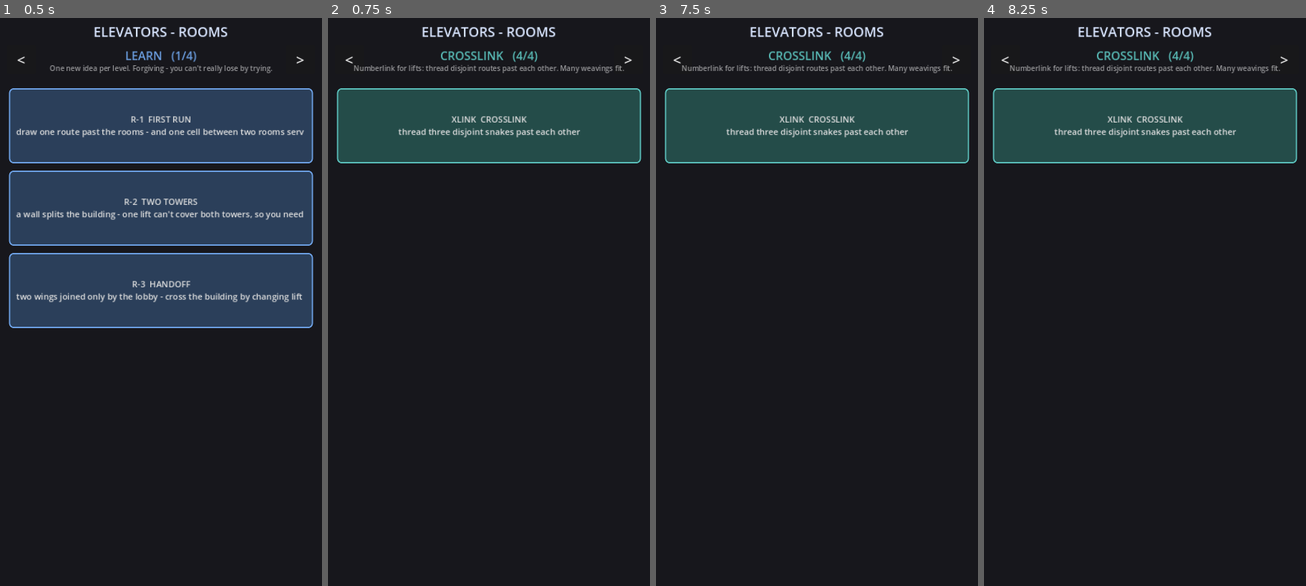
Above: before the commit, frames 1-4 (left to right).
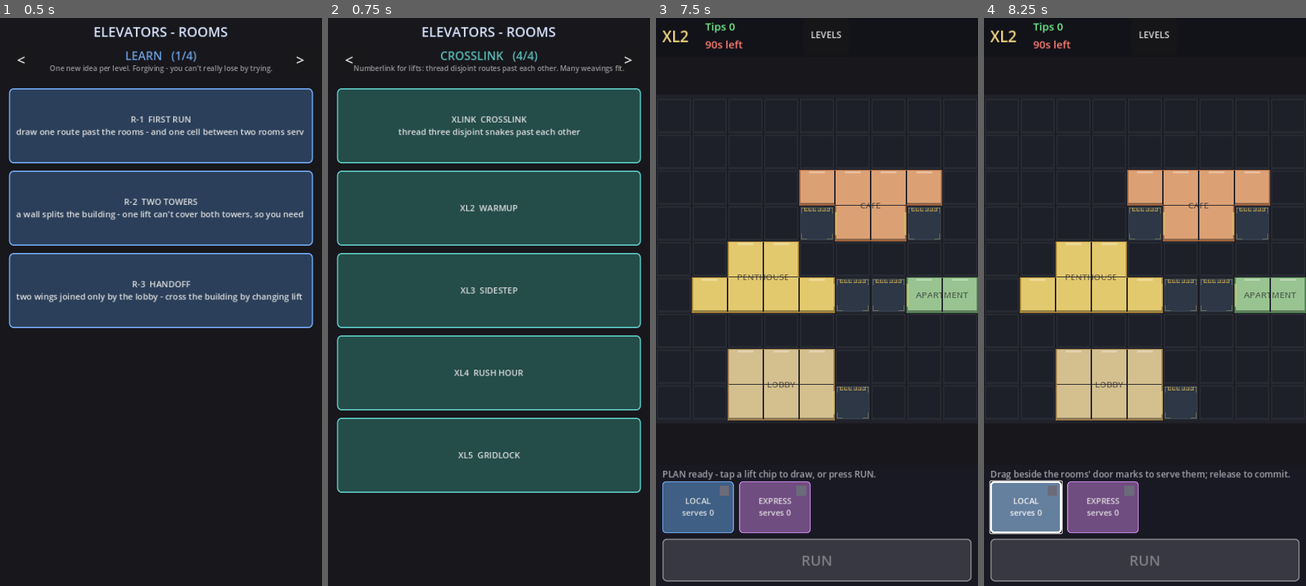
Above: after the commit, the same moments.

Repository: AlexEltonPym/elevator_game
Game: Godot game, scene res://scenes/v5_select.tscn
Two runs of this game, one before a commit and one after it. Both use one fixed random seed, a clock stepped at 60 frames per second and the inputs below.
Inputs (mouse positions are in pixels of both pictures, inside the frame that each line leads up to):
- Up to frame 1 (0.5 s): no input
- Up to frame 2 (0.75 s): click "<" at 0.5 s
- Up to frame 3 (7.5 s): click ">" at 1.25 s; click "R-1 FIRST RUN draw one route …" at 2 s; click "LEVELS" at 2.75 s; click "R-2 TWO TOWERS a wall splits …" at 3.5 s; click "BLUE serves 0" at 4.25 s; click "GREEN serves 0" at 5 s; click "LEVELS" at 5.75 s; click "<" at 6.5 s; click (817, 205) at 7.25 s, where only the run after the commit has a clickable "XL2 WARMUP"
- Up to frame 4 (8.25 s): click (1025, 506) at 8 s, where only the run after the commit has a clickable "LOCAL serves 0"

Frame 1 is identical in both runs. In frame 2, 50% of the frame differs, in the area x 2-98%, y 26-84%; in frame 3, 42%; in frame 4, 43%.

Commit message:
Levels: ship 4 generated CROSSLINK levels (Warmup..Gridlock)
Promotes the procedurally-generated + gated ramp into the shipped table
under the CROSSLINK world: XL2 Warmup, XL3 Sidestep, XL4 Rush Hour, XL5
Gridlock (4-6 rooms, 2-3 lifts, shift/tip scoring, cover demand). Each
gets a smoke solution (win-optimal routes, verified winnable in quota
mode with full room coverage). V5 SMOKE: ALL PASS; fingerprint rebaselined.

Co-Authored-By: Claude Opus 4.8 <noreply@anthropic.com>

Diff:
--- a/scripts/v5/levels5.gd
+++ b/scripts/v5/levels5.gd
@@ -637,6 +637,137 @@
 			{"w": 0.09, "from": "A", "to": "G"}, {"w": 0.05, "from": "G", "to": "A"},
 		],
 	},
+	{
+		"id": "XL2", "world": "CROSSLINK", "name": "Warmup", "thesis": "", "intro": "",
+		"cols": 9, "rows": 9, "blocked": [],
+		"overlaps": [
+			{"cells": [Vector2i(0, 0), Vector2i(0, 1), Vector2i(0, 2), Vector2i(0, 3), Vector2i(0, 4), Vector2i(0, 5), Vector2i(0, 6), Vector2i(0, 7), Vector2i(0, 8), Vector2i(1, 0), Vector2i(1, 1), Vector2i(1, 2), Vector2i(1, 4), Vector2i(1, 5), Vector2i(1, 6), Vector2i(1, 7), Vector2i(1, 8), Vector2i(2, 2), Vector2i(2, 5), Vector2i(2, 6), Vector2i(2, 7), Vector2i(2, 8), Vector2i(3, 2), Vector2i(3, 5), Vector2i(3, 6), Vector2i(3, 7), Vector2i(3, 8), Vector2i(4, 2), Vector2i(4, 4), Vector2i(4, 7), Vector2i(4, 8), Vector2i(5, 1), Vector2i(5, 2), Vector2i(5, 4), Vector2i(5, 7), Vector2i(5, 8), Vector2i(6, 0), Vector2i(6, 1), Vector2i(6, 2), Vector2i(6, 4), Vector2i(6, 7), Vector2i(6, 8), Vector2i(7, 0), Vector2i(7, 1), Vector2i(7, 2), Vector2i(7, 4), Vector2i(7, 7), Vector2i(7, 8), Vector2i(8, 0), Vector2i(8, 1), Vector2i(8, 2), Vector2i(8, 4), Vector2i(8, 5), Vector2i(8, 6), Vector2i(8, 7), Vector2i(8, 8)], "max": 3},
+			{"cells": [Vector2i(5, 0), Vector2i(7, 5), Vector2i(4, 5), Vector2i(5, 3), Vector2i(6, 3)], "max": 6},
+		],
+		"rooms": [
+			{"type": "lobby", "cells": [Vector2i(2, 0), Vector2i(3, 0), Vector2i(4, 0), Vector2i(2, 1), Vector2i(3, 1), Vector2i(4, 1)], "drops": [{"cell": Vector2i(4, 0), "dir": R}]},
+			{"type": "cafe", "cells": [Vector2i(7, 6), Vector2i(6, 6), Vector2i(5, 6), Vector2i(4, 6), Vector2i(6, 5), Vector2i(5, 5)], "drops": [{"cell": Vector2i(6, 5), "dir": R}, {"cell": Vector2i(5, 5), "dir": L}]},
+			{"type": "penthouse", "cells": [Vector2i(1, 3), Vector2i(2, 3), Vector2i(3, 3), Vector2i(4, 3), Vector2i(2, 4), Vector2i(3, 4)], "drops": [{"cell": Vector2i(4, 3), "dir": R}]},
+			{"type": "apartment", "cells": [Vector2i(8, 3), Vector2i(7, 3)], "drops": [{"cell": Vector2i(7, 3), "dir": L}]},
+		],
+		"cards": [
+			{"name": "LOCAL", "type": "standard", "color": COL_A},
+			{"name": "EXPRESS", "type": "express", "color": COL_D, "speed": 1500.0, "accel": 1200.0},
+		],
+		"quota": 20, "max_lost": 4, "shift": 90.0,
+		"spawn": {"interval_start": 2.2, "interval_end": 1.7, "ramp": 40.0, "burst_min": 1, "burst_max": 2, "gap": 0.9, "cover": true},
+		"mix": {"visitor": 0.6, "shopper": 0.25, "patient": 0.15},
+		"trips": [
+			{"w": 0.10, "from": "A", "to": "B"},
+			{"w": 0.06, "from": "B", "to": "A"},
+			{"w": 0.16, "from": "A", "to": "C"},
+			{"w": 0.10, "from": "C", "to": "A"},
+			{"w": 0.10, "from": "A", "to": "D"},
+			{"w": 0.06, "from": "D", "to": "A"},
+		],
+	},
+	{
+		"id": "XL3", "world": "CROSSLINK", "name": "Sidestep", "thesis": "", "intro": "",
+		"cols": 9, "rows": 9, "blocked": [],
+		"overlaps": [
+			{"cells": [Vector2i(0, 0), Vector2i(0, 1), Vector2i(0, 2), Vector2i(0, 3), Vector2i(0, 5), Vector2i(0, 6), Vector2i(0, 7), Vector2i(0, 8), Vector2i(1, 0), Vector2i(1, 1), Vector2i(1, 2), Vector2i(1, 3), Vector2i(1, 5), Vector2i(1, 6), Vector2i(1, 7), Vector2i(1, 8), Vector2i(2, 0), Vector2i(2, 1), Vector2i(2, 2), Vector2i(2, 3), Vector2i(2, 5), Vector2i(2, 6), Vector2i(2, 8), Vector2i(3, 0), Vector2i(3, 1), Vector2i(3, 2), Vector2i(3, 3), Vector2i(3, 4), Vector2i(3, 5), Vector2i(3, 6), Vector2i(4, 1), Vector2i(4, 2), Vector2i(4, 3), Vector2i(4, 6), Vector2i(5, 2), Vector2i(5, 3), Vector2i(5, 6), Vector2i(5, 8), Vector2i(6, 2), Vector2i(6, 3), Vector2i(6, 6), Vector2i(6, 8), Vector2i(7, 2), Vector2i(7, 3), Vector2i(7, 6), Vector2i(7, 7), Vector2i(7, 8), Vector2i(8, 0), Vector2i(8, 1), Vector2i(8, 2), Vector2i(8, 3), Vector2i(8, 4), Vector2i(8, 5), Vector2i(8, 6), Vector2i(8, 7), Vector2i(8, 8)], "max": 3},
+			{"cells": [Vector2i(4, 0), Vector2i(7, 4), Vector2i(4, 4), Vector2i(6, 7), Vector2i(2, 4)], "max": 6},
+		],
+		"rooms": [
+			{"type": "lobby", "cells": [Vector2i(7, 0), Vector2i(6, 0), Vector2i(5, 0), Vector2i(7, 1), Vector2i(6, 1), Vector2i(5, 1)], "drops": [{"cell": Vector2i(5, 0), "dir": L}]},
+			{"type": "cafe", "cells": [Vector2i(7, 5), Vector2i(6, 5), Vector2i(5, 5), Vector2i(4, 5), Vector2i(6, 4), Vector2i(5, 4)], "drops": [{"cell": Vector2i(6, 4), "dir": R}, {"cell": Vector2i(5, 4), "dir": L}]},
+			{"type": "penthouse", "cells": [Vector2i(2, 7), Vector2i(3, 7), Vector2i(4, 7), Vector2i(5, 7), Vector2i(3, 8), Vector2i(4, 8)], "drops": [{"cell": Vector2i(5, 7), "dir": R}]},
+			{"type": "apartment", "cells": [Vector2i(0, 4), Vector2i(1, 4)], "drops": [{"cell": Vector2i(1, 4), "dir": R}]},
+		],
+		"cards": [
+			{"name": "LOCAL", "type": "standard", "color": COL_A},
+			{"name": "EXPRESS", "type": "express", "color": COL_D, "speed": 1500.0, "accel": 1200.0},
+		],
+		"quota": 20, "max_lost": 4, "shift": 90.0,
+		"spawn": {"interval_start": 2.2, "interval_end": 1.7, "ramp": 40.0, "burst_min": 1, "burst_max": 2, "gap": 0.9, "cover": true},
+		"mix": {"visitor": 0.6, "shopper": 0.25, "patient": 0.15},
+		"trips": [
+			{"w": 0.10, "from": "A", "to": "B"},
+			{"w": 0.06, "from": "B", "to": "A"},
+			{"w": 0.16, "from": "A", "to": "C"},
+			{"w": 0.10, "from": "C", "to": "A"},
+			{"w": 0.10, "from": "A", "to": "D"},
+			{"w": 0.06, "from": "D", "to": "A"},
+		],
+	},
+	{
+		"id": "XL4", "world": "CROSSLINK", "name": "Rush Hour", "thesis": "", "intro": "",
+		"cols": 9, "rows": 9, "blocked": [],
+		"overlaps": [
+			{"cells": [Vector2i(0, 0), Vector2i(0, 1), Vector2i(0, 2), Vector2i(0, 3), Vector2i(0, 4), Vector2i(0, 5), Vector2i(0, 6), Vector2i(0, 7), Vector2i(0, 8), Vector2i(1, 0), Vector2i(1, 1), Vector2i(1, 2), Vector2i(1, 3), Vector2i(1, 4), Vector2i(1, 7), Vector2i(1, 8), Vector2i(2, 0), Vector2i(2, 1), Vector2i(2, 3), Vector2i(2, 4), Vector2i(2, 7), Vector2i(2, 8), Vector2i(3, 0), Vector2i(3, 1), Vector2i(3, 4), Vector2i(3, 7), Vector2i(3, 8), Vector2i(4, 1), Vector2i(4, 4), Vector2i(4, 8), Vector2i(5, 2), Vector2i(5, 3), Vector2i(5, 4), Vector2i(5, 5), Vector2i(5, 6), Vector2i(6, 3), Vector2i(6, 4), Vector2i(6, 5), Vector2i(6, 6), Vector2i(7, 3), Vector2i(7, 4), Vector2i(7, 5), Vector2i(7, 6), Vector2i(7, 8), Vector2i(8, 0), Vector2i(8, 1), Vector2i(8, 3), Vector2i(8, 4), Vector2i(8, 5), Vector2i(8, 6), Vector2i(8, 8)], "max": 3},
+			{"cells": [Vector2i(4, 0), Vector2i(1, 5), Vector2i(4, 5), Vector2i(8, 7), Vector2i(2, 2), Vector2i(8, 2)], "max": 6},
+		],
+		"rooms": [
+			{"type": "lobby", "cells": [Vector2i(7, 0), Vector2i(6, 0), Vector2i(5, 0), Vector2i(7, 1), Vector2i(6, 1), Vector2i(5, 1)], "drops": [{"cell": Vector2i(5, 0), "dir": L}]},
+			{"type": "cafe", "cells": [Vector2i(1, 6), Vector2i(2, 6), Vector2i(3, 6), Vector2i(4, 6), Vector2i(2, 5), Vector2i(3, 5)], "drops": [{"cell": Vector2i(2, 5), "dir": L}, {"cell": Vector2i(3, 5), "dir": R}]},
+			{"type": "penthouse", "cells": [Vector2i(4, 7), Vector2i(5, 7), Vector2i(6, 7), Vector2i(7, 7), Vector2i(5, 8), Vector2i(6, 8)], "drops": [{"cell": Vector2i(7, 7), "dir": R}]},
+			{"type": "delivery", "label": "storage", "cells": [Vector2i(4, 2), Vector2i(3, 2), Vector2i(4, 3), Vector2i(3, 3)], "drops": [{"cell": Vector2i(3, 2), "dir": L}]},
+			{"type": "apartment", "cells": [Vector2i(6, 2), Vector2i(7, 2)], "drops": [{"cell": Vector2i(7, 2), "dir": R}]},
+		],
+		"cards": [
+			{"name": "LOCAL", "type": "standard", "color": COL_A},
+			{"name": "EXPRESS", "type": "express", "color": COL_D, "speed": 1500.0, "accel": 1200.0},
+			{"name": "CARGO", "type": "cargo", "color": COL_C, "speed": 100.0, "accel": 80.0},
+		],
+		"quota": 20, "max_lost": 4, "shift": 90.0,
+		"spawn": {"interval_start": 2.2, "interval_end": 1.7, "ramp": 40.0, "burst_min": 1, "burst_max": 2, "gap": 0.9, "cover": true},
+		"mix": {"visitor": 0.6, "shopper": 0.25, "patient": 0.15},
+		"trips": [
+			{"w": 0.10, "from": "A", "to": "B"},
+			{"w": 0.06, "from": "B", "to": "A"},
+			{"w": 0.16, "from": "A", "to": "C"},
+			{"w": 0.10, "from": "C", "to": "A"},
+			{"w": 0.10, "from": "A", "to": "D"},
+			{"w": 0.06, "from": "D", "to": "A"},
+			{"w": 0.10, "from": "A", "to": "E"},
+			{"w": 0.06, "from": "E", "to": "A"},
+			{"w": 0.14, "from": "D", "to": "B", "type": "delivery"},
+			{"w": 0.06, "from": "B", "to": "D", "type": "delivery"},
+		],
+	},
+	{
+		"id": "XL5", "world": "CROSSLINK", "name": "Gridlock", "thesis": "", "intro": "",
+		"cols": 9, "rows": 10, "blocked": [],
+		"overlaps": [
+			{"cells": [Vector2i(0, 0), Vector2i(0, 1), Vector2i(0, 2), Vector2i(0, 4), Vector2i(0, 5), Vector2i(0, 8), Vector2i(0, 9), Vector2i(1, 0), Vector2i(1, 1), Vector2i(1, 2), Vector2i(1, 5), Vector2i(1, 8), Vector2i(1, 9), Vector2i(2, 1), Vector2i(2, 2), Vector2i(2, 5), Vector2i(2, 8), Vector2i(2, 9), Vector2i(3, 2), Vector2i(3, 4), Vector2i(3, 5), Vector2i(3, 8), Vector2i(3, 9), Vector2i(4, 2), Vector2i(4, 4), Vector2i(4, 5), Vector2i(4, 6), Vector2i(4, 7), Vector2i(4, 8), Vector2i(4, 9), Vector2i(5, 2), Vector2i(5, 3), Vector2i(5, 4), Vector2i(5, 5), Vector2i(5, 6), Vector2i(5, 7), Vector2i(5, 9), Vector2i(6, 3), Vector2i(6, 4), Vector2i(6, 5), Vector2i(6, 6), Vector2i(6, 7), Vector2i(6, 9), Vector2i(7, 3), Vector2i(7, 4), Vector2i(7, 5), Vector2i(7, 6), Vector2i(7, 7), Vector2i(7, 9), Vector2i(8, 2), Vector2i(8, 3), Vector2i(8, 4), Vector2i(8, 5), Vector2i(8, 6), Vector2i(8, 7), Vector2i(8, 8), Vector2i(8, 9)], "max": 3},
+			{"cells": [Vector2i(2, 0), Vector2i(0, 6), Vector2i(3, 6), Vector2i(4, 3), Vector2i(8, 1), Vector2i(5, 8), Vector2i(8, 0)], "max": 6},
+		],
+		"rooms": [
+			{"type": "lobby", "cells": [Vector2i(5, 0), Vector2i(4, 0), Vector2i(3, 0), Vector2i(5, 1), Vector2i(4, 1), Vector2i(3, 1)], "drops": [{"cell": Vector2i(3, 0), "dir": L}]},
+			{"type": "cafe", "cells": [Vector2i(0, 7), Vector2i(1, 7), Vector2i(2, 7), Vector2i(3, 7), Vector2i(1, 6), Vector2i(2, 6)], "drops": [{"cell": Vector2i(1, 6), "dir": L}, {"cell": Vector2i(2, 6), "dir": R}]},
+			{"type": "penthouse", "cells": [Vector2i(0, 3), Vector2i(1, 3), Vector2i(2, 3), Vector2i(3, 3), Vector2i(1, 4), Vector2i(2, 4)], "drops": [{"cell": Vector2i(3, 3), "dir": R}]},
+			{"type": "delivery", "label": "storage", "cells": [Vector2i(6, 1), Vector2i(7, 1), Vector2i(6, 2), Vector2i(7, 2)], "drops": [{"cell": Vector2i(7, 1), "dir": R}]},
+			{"type": "apartment", "cells": [Vector2i(7, 8), Vector2i(6, 8)], "drops": [{"cell": Vector2i(6, 8), "dir": L}]},
+			{"type": "apartment", "cells": [Vector2i(6, 0), Vector2i(7, 0)], "drops": [{"cell": Vector2i(7, 0), "dir": R}]},
+		],
+		"cards": [
+			{"name": "LOCAL", "type": "standard", "color": COL_A},
+			{"name": "EXPRESS", "type": "express", "color": COL_D, "speed": 1500.0, "accel": 1200.0},
+			{"name": "CARGO", "type": "cargo", "color": COL_C, "speed": 100.0, "accel": 80.0},
+		],
+		"quota": 20, "max_lost": 4, "shift": 90.0,
+		"spawn": {"interval_start": 2.2, "interval_end": 1.7, "ramp": 40.0, "burst_min": 1, "burst_max": 2, "gap": 0.9, "cover": true},
+		"mix": {"visitor": 0.6, "shopper": 0.25, "patient": 0.15},
+		"trips": [
+			{"w": 0.10, "from": "A", "to": "B"},
+			{"w": 0.06, "from": "B", "to": "A"},
+			{"w": 0.16, "from": "A", "to": "C"},
+			{"w": 0.10, "from": "C", "to": "A"},
+			{"w": 0.10, "from": "A", "to": "D"},
+			{"w": 0.06, "from": "D", "to": "A"},
+			{"w": 0.10, "from": "A", "to": "E"},
+			{"w": 0.06, "from": "E", "to": "A"},
+			{"w": 0.10, "from": "A", "to": "F"},
+			{"w": 0.06, "from": "F", "to": "A"},
+			{"w": 0.14, "from": "D", "to": "B", "type": "delivery"},
+			{"w": 0.06, "from": "B", "to": "D", "type": "delivery"},
+		],
+	},
 ]
 
 
--- a/tests/v5_smoke.gd
+++ b/tests/v5_smoke.gd
@@ -83,6 +83,20 @@
 			return [_c([[3,0],[3,1],[3,2],[3,3],[2,3],[2,4],[2,5],[2,6],[2,7],[2,8]]),
 					_c([[7,7],[7,6],[8,6],[8,5],[8,4],[7,4],[7,3],[6,3],[6,2],[6,1],[6,0],[5,0],[4,0],[3,0]]),
 					_c([[4,4],[4,3],[5,3],[5,2],[5,1],[6,1]])]
+		"XL2":
+			return [_c([[5,0],[5,1],[5,2],[5,3]]),
+					_c([[7,5],[7,4],[6,4],[6,3],[6,2],[7,2],[7,1],[7,0],[6,0],[5,0]])]
+		"XL3":
+			return [_c([[2,4],[3,4],[4,4],[4,3],[4,2],[3,2],[3,1],[4,1],[4,0]]),
+					_c([[4,0],[3,0],[2,0],[1,0],[1,1],[1,2],[1,3],[2,3],[2,4],[2,5],[2,6],[3,6],[4,6],[5,6],[6,6],[6,7]])]
+		"XL4":
+			return [_c([[8,7],[8,6],[8,5],[7,5],[6,5],[5,5],[4,5]]),
+					_c([[4,0],[4,1],[3,1],[2,1],[2,2],[2,3],[2,4],[3,4],[4,4],[5,4],[6,4],[7,4],[8,4],[8,3],[8,2]]),
+					_c([[1,5],[1,4],[1,3],[1,2],[2,2]])]
+		"XL5":
+			return [_c([[5,8],[5,7],[5,6],[5,5],[5,4],[5,3],[4,3]]),
+					_c([[0,6],[0,5],[1,5],[2,5],[3,5],[4,5],[4,4],[4,3],[4,2],[3,2],[2,2],[2,1],[2,0]]),
+					_c([[3,6],[4,6],[4,7],[4,8],[4,9],[5,9],[6,9],[7,9],[8,9],[8,8],[8,7],[8,6],[8,5],[8,4],[8,3],[8,2],[8,1],[8,0]])]
 	return []
 
 
